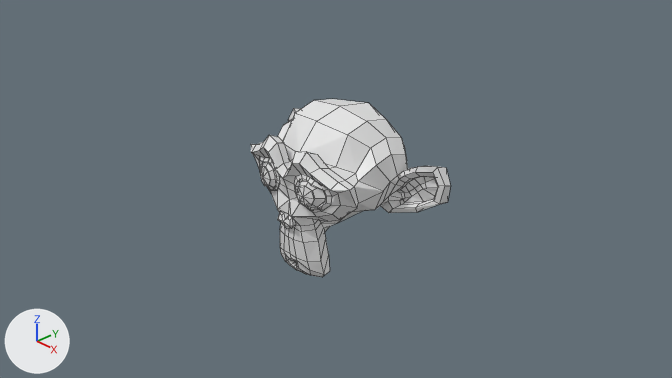
Two versions of the Blender file p6.blend, one commit apart.
Both versions are drawn from the file's camera 'Camera'. Every picture has the same lights, and +X, +Y and +Z are marked at lower left. Mesh edges are drawn as thin lines. The same objects are shown in both versions, whatever each file hides.

The first picture shows '猴头'.
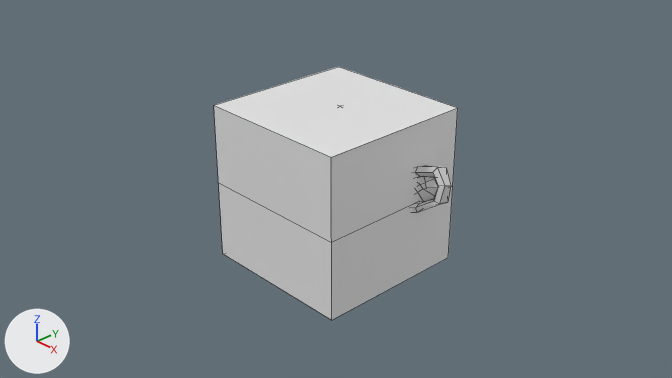
Changed parts and their boxes (x1, y1, x2, y2) in the pictures (672 x 378 px):
'猴头', reshaped (23% wider, 42% taller)
    before: (251, 99, 450, 277)
    after: (214, 67, 458, 320)
part 1 of me_猴头, added
    after: (214, 67, 458, 320)
part 2 of me_猴头, built on
    before: (283, 113, 317, 151)

The edits, one by one:
me_猴头 has 507 vertices, 500 faces and spans x -1.37..1.37, y -0.85..0.85, z -0.98..0.98.
me_猴头 is used by ob_猴头; location (0.0, 0.0, 0.0).
Verts and faces of me_猴头; kept vertices keep their numbers, new ones are numbered from 507.
Before the commit, vertices of me_猴头: 73 (0.0, -0.57, 0.57), 301 (0.0, -0.29, 0.9) at pixel (316, 121), 358 (-0.45, -0.23, 0.85) at pixel (294, 113), 360 (-0.46, -0.43, 0.52) at pixel (282, 142).
me_猴头 part 1: a new loose piece, a box spanning x -1.0..1.0, y -1.0..1.0, z -1.0..1.0.
Part 2, on me_猴头:
Faces deleted: (73, 301, 358, 360).
New vertices 507 to 510 stand at vertices 73, 301, 358, 360, in that order, plus (0.0, 0.0, 0.0).
New vertex 511 is at (-1.0, -1.0, 0.0), pixel (218, 182).
New vertex 512 is at (1.0, -1.0, 0.0), pixel (331, 242).
New vertex 513 is at (-1.0, 1.0, 0.0).
New vertex 514 is at (1.0, 1.0, 0.0), pixel (452, 185).
New faces: (358, 360, 510, 509), (507, 508, 509, 510), (301, 358, 509, 508), (73, 507, 510, 360), (73, 301, 508, 507), (511, 512, 514, 513).
